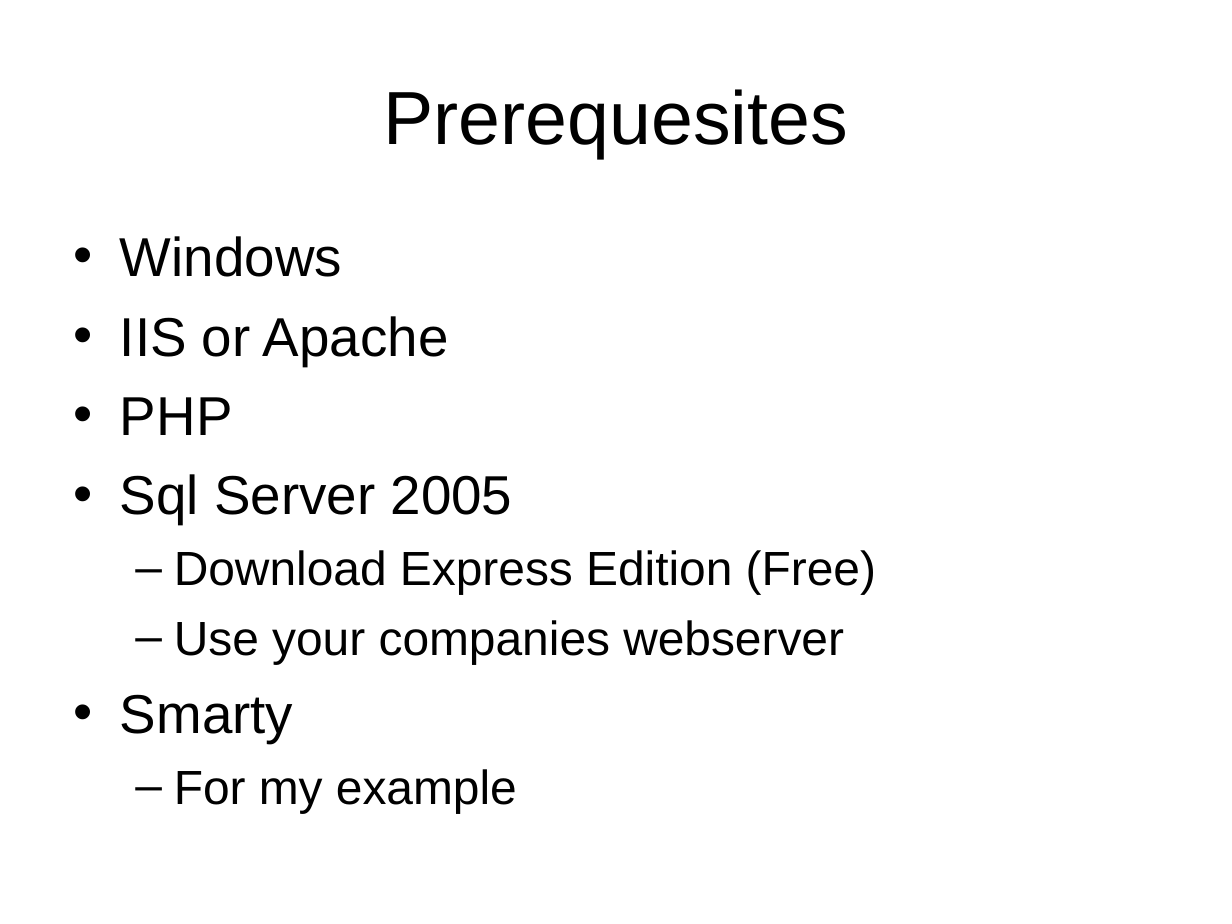
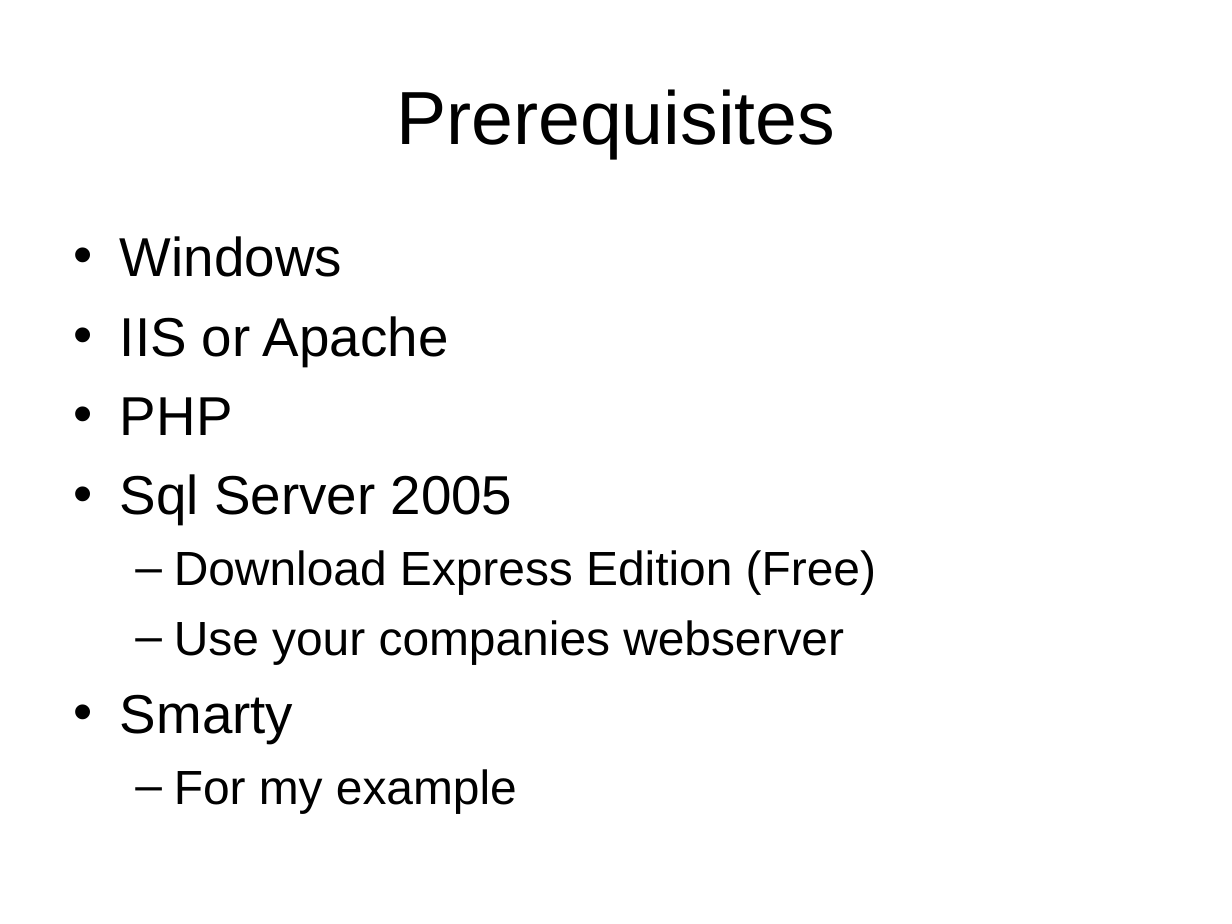
Before and after one commit to LIPHP/Employee-Contact-List, a slide deck: slide 7 of Docs/Using Microsoft SQL Server with PHP.ppt. Drawn at 1232x924 pixels with LibreOffice and Linux fonts; fonts in the diff are those of the drawing. Boxes give left, top, right and bottom in pixels: in the first picture for what was removed or moved away, otherwise in the second. Text is boxed around its words. In the diff, an @@ line names an element or a change of style, - is before the commit and + after.

```diff
--- a/Docs/Using Microsoft SQL Server with PHP.ppt
+++ b/Docs/Using Microsoft SQL Server with PHP.ppt
@@ title at (396,89,835,158): text changed @@
-Prerequesites
+Prerequisites
```
Also in this commit, not shown: 3 other slides changed, 1 slide added, 4 other files.
